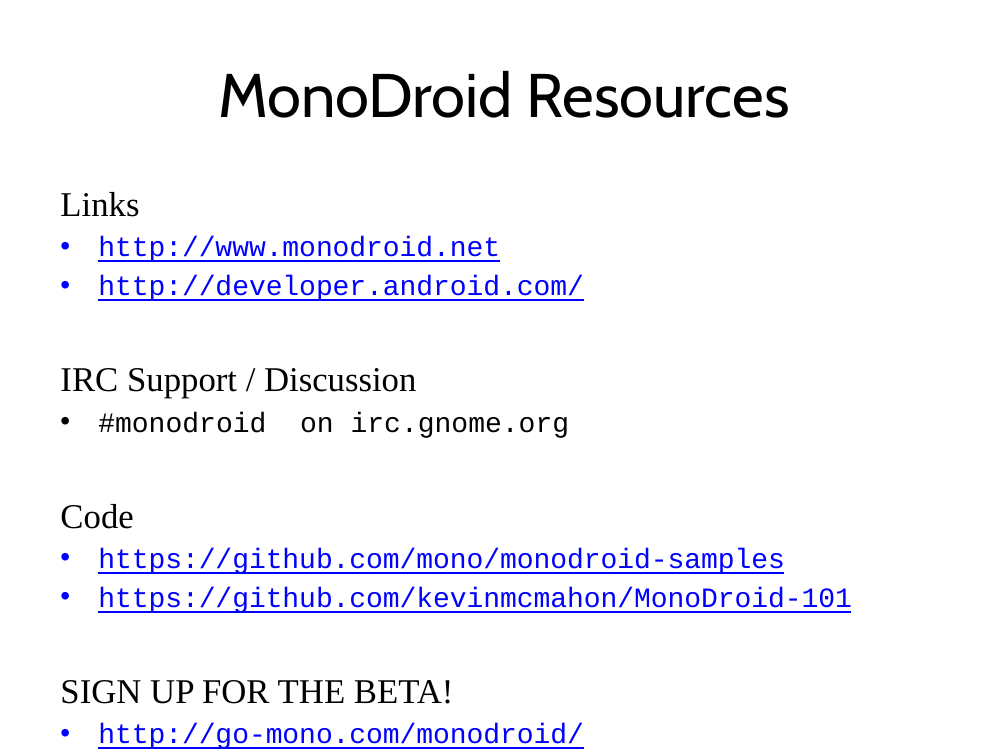
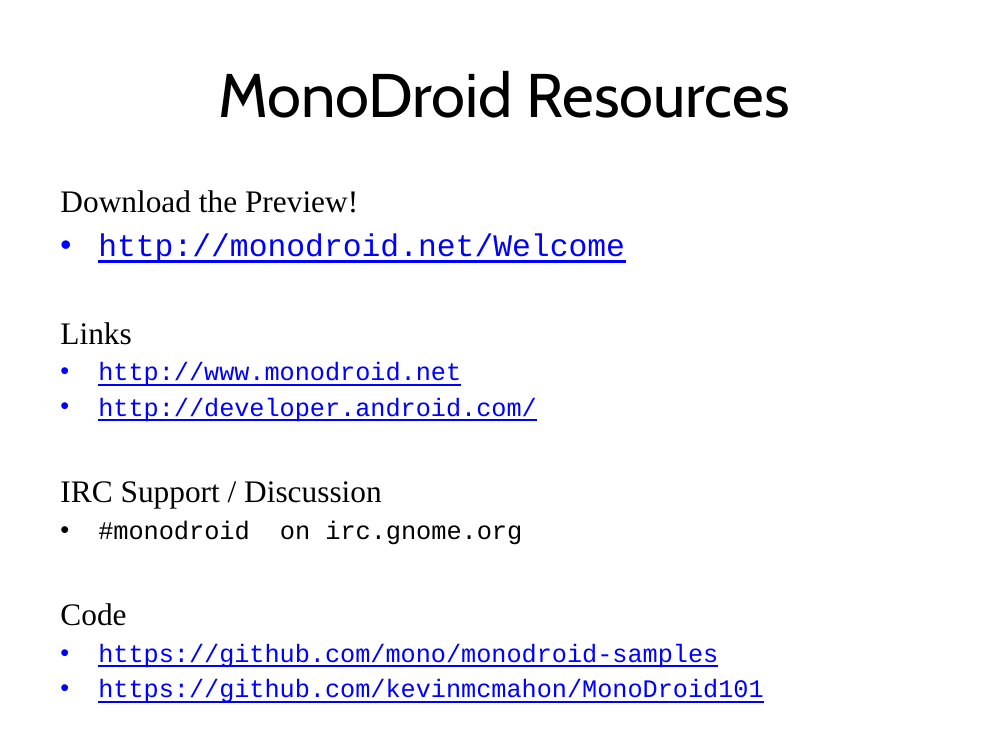
Before and after one commit to kevinmcmahon/MonoDroid101, a slide deck: slide 25 of slides/Monodroid101.pptx. Drawn at 1008x756 pixels with LibreOffice and Linux fonts; fonts in the diff are those of the drawing; background and template pictures are left out. Boxes give left, top, right and bottom in pixels: in the first picture for what was removed or moved away, otherwise in the second. Text is boxed around its words. In the diff, an @@ line names an element or a change of style, - is before the commit and + after.

Commit message:
updated slides for MKE talk

```diff
--- a/slides/Monodroid101.pptx
+++ b/slides/Monodroid101.pptx
@@ text at <box>60,190,625,263</box>: paragraphs added @@
+Download the Preview!
+• http://monodroid.net/Welcome
@@ text at <box>60,322,718,668</box>: size 24.8 to 22.4 pt in "Links", "IRC Support / Discussion", "Code"; size 19.9 to 18 pt in "http://www.monodroid.net", "http://developer.android.com/", "https://github.com/mono/monodroid-samples"; size 20 to 18.1 pt in "#monodroid on irc.gnome.org" @@
@@ text at <box>98,679,763,703</box>: text changed; size 19.9 to 18 pt @@
-• https://github.com/kevinmcmahon/MonoDroid-101
-SIGN UP FOR THE BETA!
-• http://go-mono.com/monodroid/
+• https://github.com/kevinmcmahon/MonoDroid101
```
Also in this commit, not shown: 2 other slides changed.
